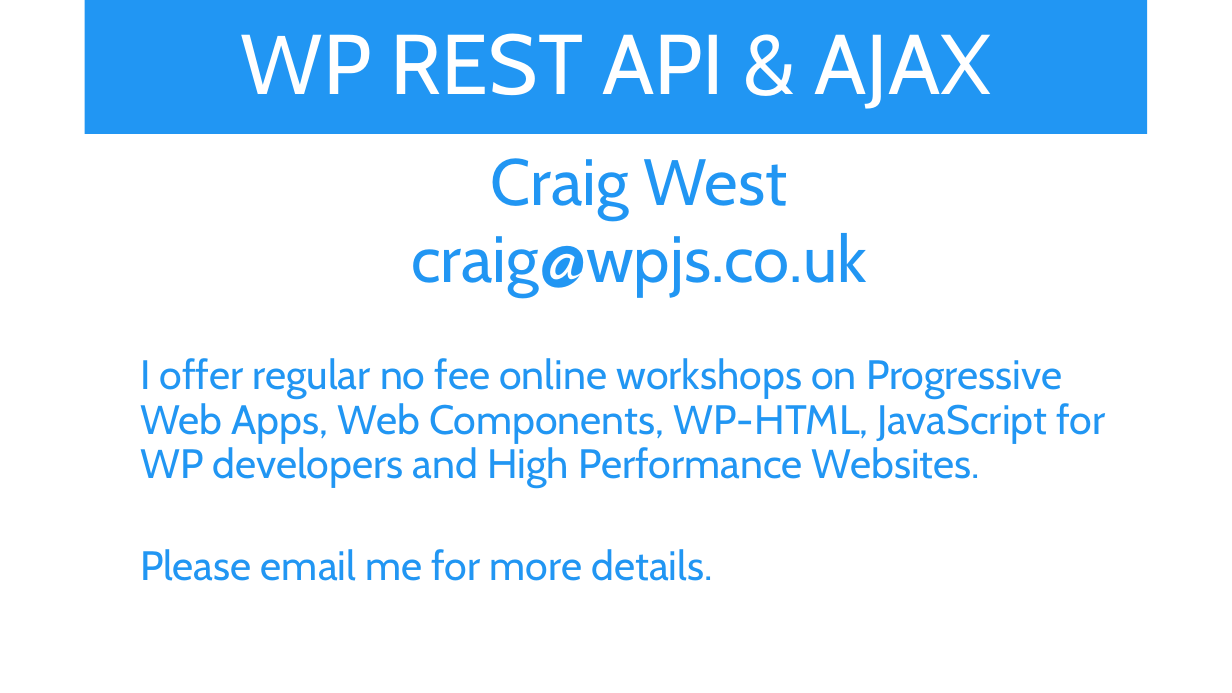
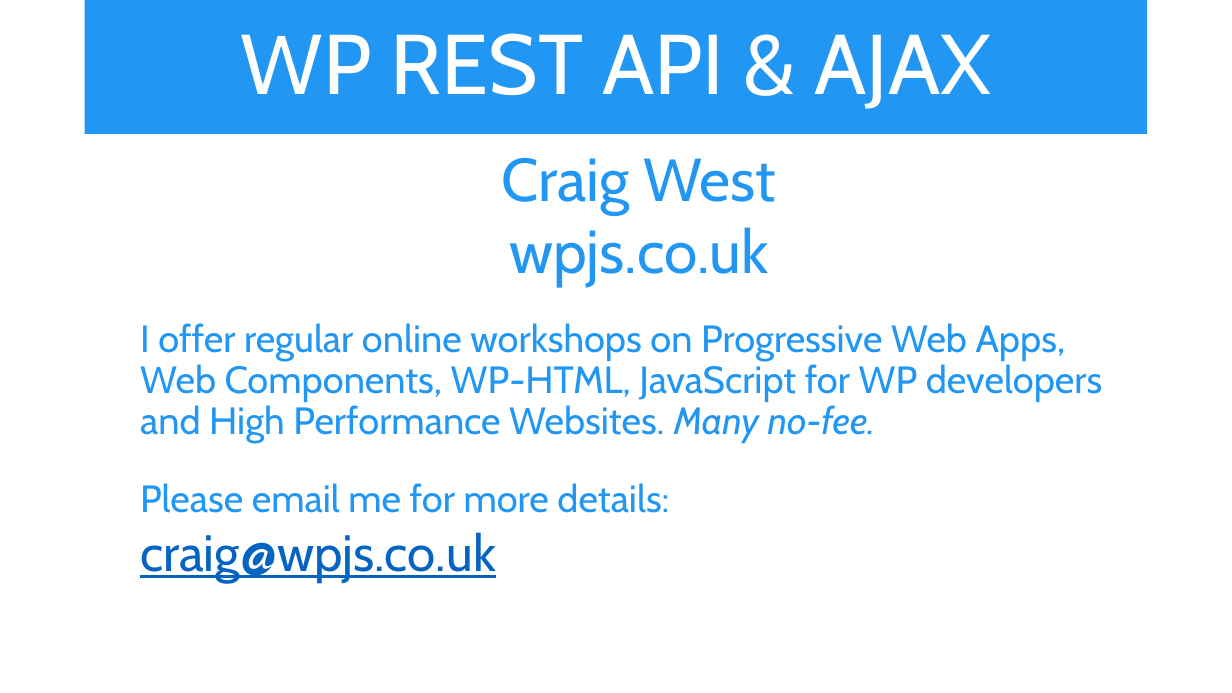
Before and after one commit to iwswordpress/rest, a slide deck: slide 18 of rest-api-workshop.pptx (slide 19 before the commit). Drawn at 1232x693 pixels with LibreOffice and Linux fonts; fonts in the diff are those of the drawing. Boxes give left, top, right and bottom in pixels: in the first picture for what was removed or moved away, otherwise in the second. Text is boxed around its words. In the diff, an @@ line names an element or a change of style, - is before the commit and + after.

Commit message:
edit

```diff
--- a/rest-api-workshop.pptx
+++ b/rest-api-workshop.pptx
@@ text at [140, 157, 776, 582]: size 51 to 47.2 pt in "Craig West"; size 51 to 39.8 pt, text colour #2196F3 to #0563C1, underline on in "craig@wpjs.co.uk"; alignment centre to left @@
@@ text at [140, 227, 1102, 513]: paragraphs added @@
+  wpjs.co.uk
+  I offer regular online workshops on Progressive Web Apps, Web Components, WP-HTML, JavaScript for WP developers and High Performance Websites. Many no-fee.
+  Please email me for more details:
@@ text at [140, 358, 1105, 581]: paragraphs removed @@
-  I offer regular no fee online workshops on Progressive Web Apps, Web Components, WP-HTML, JavaScript for WP developers and High Performance Websites.
-  Please email me for more details.
```
Also in this commit, not shown: 2 other slides changed, 1 slide removed.
